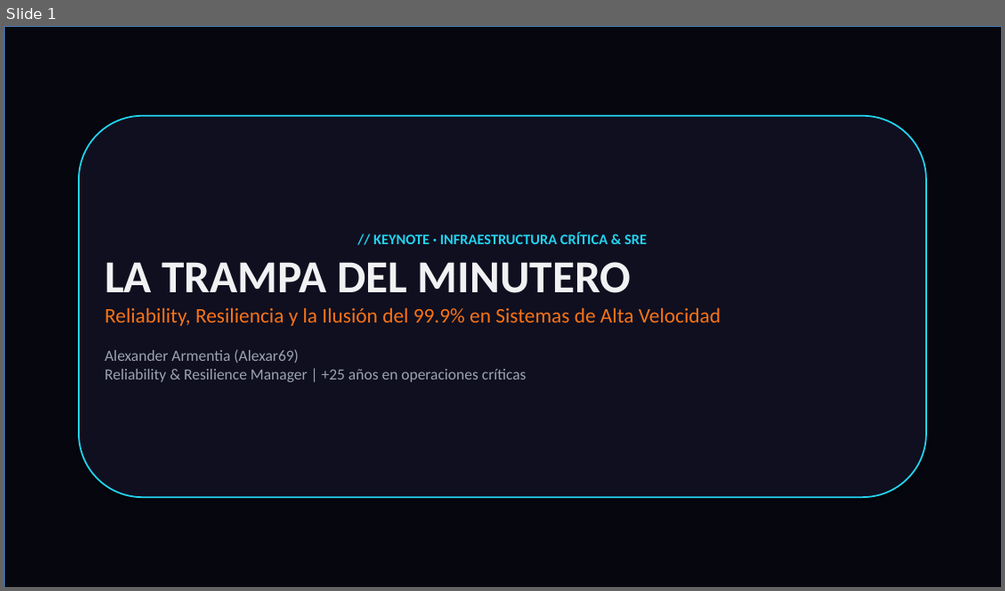
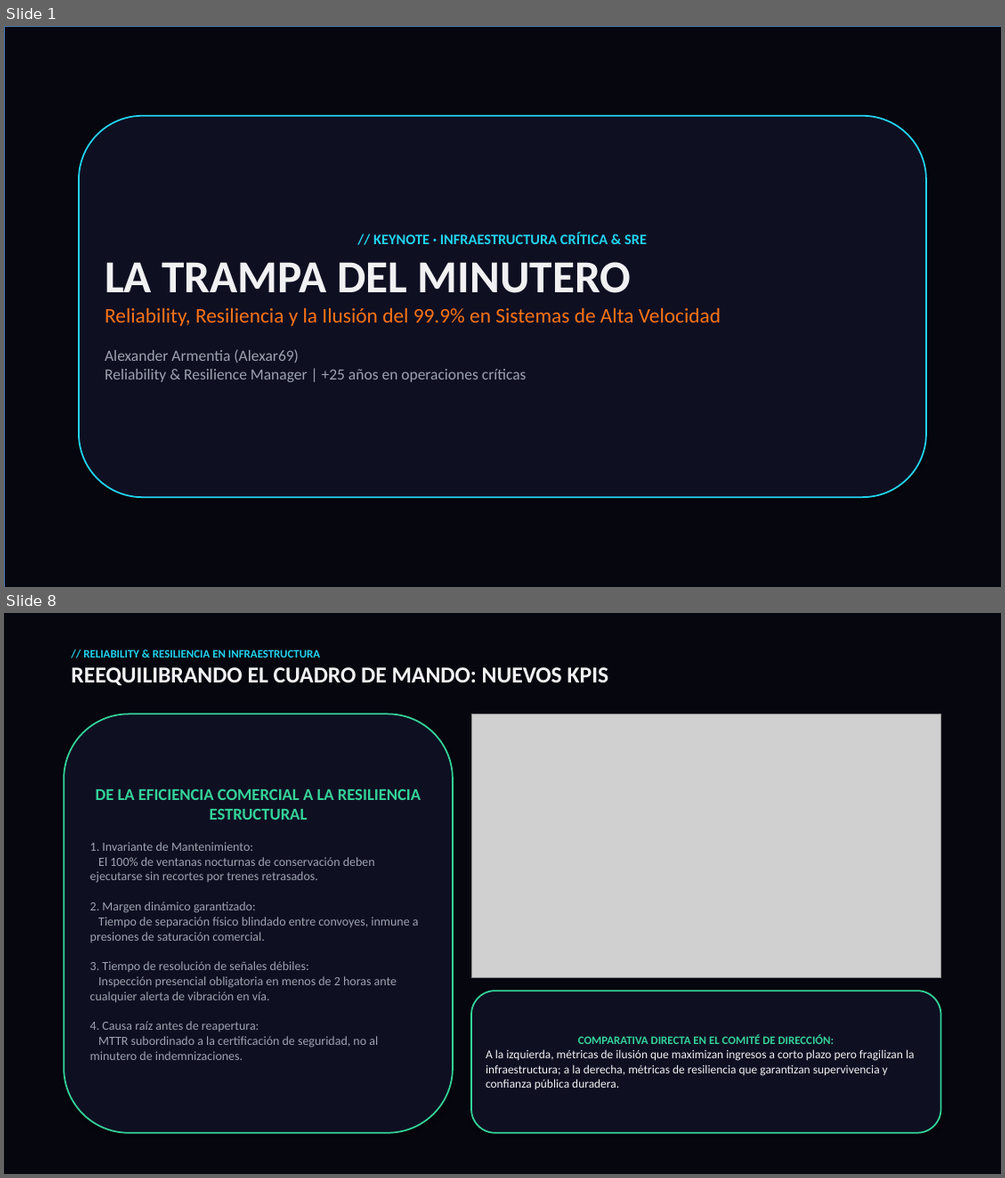
Before and after one commit to alexar69-pixel/alexar69-pixel.github.io, a slide deck: presentacion-reliability-resiliencia-adamuz-urda.pptx. Shown one above the other, each under a label of ours: slide 1 before the commit, slides 1 and 8 after it; the slides between them are not shown. The pictures are 1005x591 and 1005x1178 pixels, drawn with LibreOffice and Linux fonts; fonts in the diff are those of the drawing; grey boxes stand for pictures; background and template pictures are left out. Boxes give left, top, right and bottom in pixels: in the first picture for what was removed or moved away, otherwise in the second. Text is boxed around its words. In the diff, an @@ line names an element or a change of style, - is before the commit and + after.

```diff
--- a/presentacion-reliability-resiliencia-adamuz-urda.pptx
+++ b/presentacion-reliability-resiliencia-adamuz-urda.pptx
@@ slide 8 added at [4, 613, 1001, 1174], background #FFFFFF @@
@@ rectangle added at [4, 613, 1001, 1174], fill #06060F @@
@@ text added at [71, 649, 609, 686], 11 pt, text #22D3EE, bold @@
+// RELIABILITY & RESILIENCIA EN INFRAESTRUCTURA
+REEQUILIBRANDO EL CUADRO DE MANDO: NUEVOS KPIS
@@ rounded rectangle added at [64, 714, 453, 1133], fill #0F0F22, outline #34D399 1.5 pt, 12 pt, text #9CA3AF @@
+DE LA EFICIENCIA COMERCIAL A LA RESILIENCIA ESTRUCTURAL
+1. Invariante de Mantenimiento:
+El 100% de ventanas nocturnas de conservación deben ejecutarse sin recortes por trenes retrasados.
+2. Margen dinámico garantizado:
+Tiempo de separación físico blindado entre convoyes, inmune a presiones de saturación comercial.
+3. Tiempo de resolución de señales débiles:
+Inspección presencial obligatoria en menos de 2 horas ante cualquier alerta de vibración en vía.
+4. Causa raíz antes de reapertura:
+MTTR subordinado a la certificación de seguridad, no al minutero de indemnizaciones.
@@ picture added at [471, 714, 941, 978] @@
@@ rounded rectangle added at [471, 990, 941, 1133], fill #0F0F22, outline #34D399 1.5 pt, 11.5 pt, text #F1F1F3 @@
+COMPARATIVA DIRECTA EN EL COMITÉ DE DIRECCIÓN:
+A la izquierda, métricas de ilusión que maximizan ingresos a corto plazo pero fragilizan la infraestructura; a la derecha, métricas de resiliencia que garantizan supervivencia y confianza pública duradera.
```
Also in this commit, not shown: 1 other slide changed, 6 other slides added, 6 slides removed, 12 other files.
